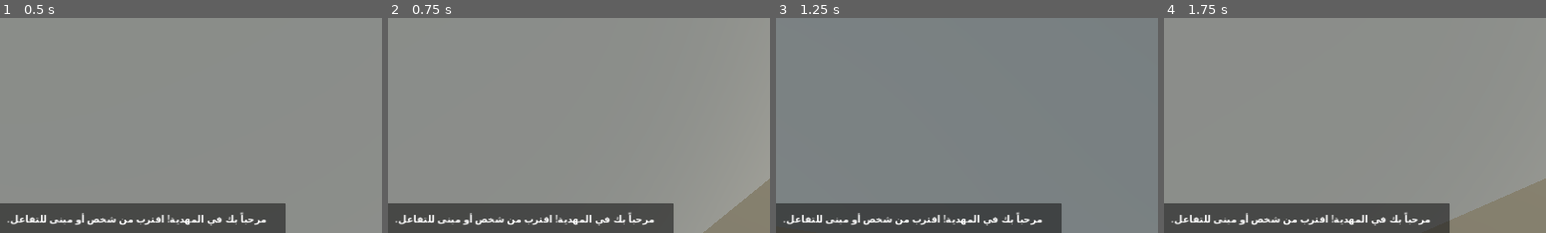
Above: before the commit, frames 1-4 (left to right).
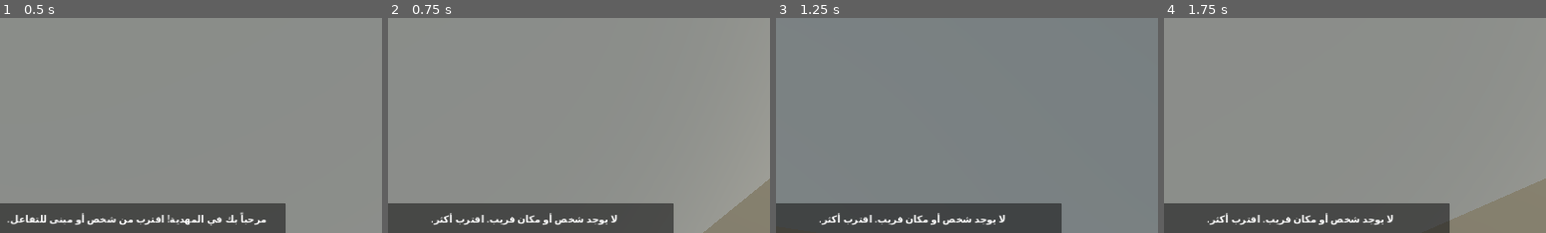
Above: after the commit, the same moments.

Repository: stevennpllk-crypto/REAL-LIFE-MAHDIA
Game: Godot game, scene res://scenes/Main.tscn
The game is run twice, just before and just after one commit, with the same random seed, the same clock (stepped at 60 frames per second) and the same inputs.
Inputs (mouse positions are % of the whole screen's width and height, from its top left):
- Up to frame 1 (0.5 s): no input
- Up to frame 2 (0.75 s): tap Enter at 0.5 s; move the mouse to (55, 50) at 0.52 s; hold W (move_forward) from 0.53 s (still down); tap E (interact) at 0.6 s
- Up to frame 3 (1.25 s): keep holding W (move_forward); tap Space (jump) at 0.77 s
- Up to frame 4 (1.75 s): keep holding W (move_forward); move the mouse to (45, 50) at 1.27 s; tap E (interact) at 1.35 s; tap Space (jump) at 1.52 s
The pictures show only the part of the screen within x 32-82%, y 46-96%; the shares and areas given below are measured in that part.

Frame 1 is identical in both runs. In frame 2, 1.4% of the frame differs, in the area x 2-70%, y 90-97%; in frame 3, 1.4%; in frame 4, 1.4%.
Error before the commit: Invalid access to property or key 'message_changed' on a base object of type 'Node (MahdiaLifeManager)'. (res://scripts/main.gd:176)
Error after the commit: Invalid call. Nonexistent function 'setup' in base 'Node'. (res://scripts/main.gd:180)

Commit message:
Add resident dialogue and food delivery quest

Diff:
--- a/scripts/life_manager.gd
+++ b/scripts/life_manager.gd
@@ -1,17 +1,19 @@
 extends Node
 class_name MahdiaLifeManager
 
+signal message_changed(value: String)
+
 const SAVE_KEY := "mahdia_life"
-
 var player: CharacterBody3D
 var save_manager: Node
 var money := 100
 var food := 0
 var energy := 100.0
-var message := "اقترب من مكان واضغط E للتفاعل"
+var message := "اقترب من مكان واضغط تفاعل"
 var stations: Array[Dictionary] = []
 var job_claimed := false
-var hud_label: Label3D
+var delivery_state := "not_started"
+var delivery_npc: Node3D
 
 func setup(target: CharacterBody3D, saver: Node) -> void:
 	player = target
@@ -22,10 +24,12 @@
 	food = int(data.get("food", 0))
 	energy = float(data.get("energy", 100.0))
 	job_claimed = bool(data.get("job_claimed", false))
+	delivery_state = str(data.get("delivery_state", "not_started"))
 	_create_station("مقهى الميناء", "cafe", Vector3(-12, 0, -5), Color(0.65, 0.28, 0.12))
 	_create_station("منزلك", "home", Vector3(15, 0, 8), Color(0.82, 0.76, 0.61))
 	_create_station("مكتب العمل", "job", Vector3(22, 0, -12), Color(0.18, 0.42, 0.28))
 	_create_station("متجر الحي", "shop", Vector3(-22, 0, 12), Color(0.18, 0.38, 0.68))
+	_set_message("مرحباً بك في المهدية! تحدث مع السكان واكتشف مهامهم.")
 
 func _create_station(title: String, kind: String, at: Vector3, tint: Color) -> void:
 	var body := StaticBody3D.new()
@@ -59,6 +63,7 @@
 func try_interact() -> void:
 	if not is_instance_valid(player):
 		return
+	var resident := _nearest_resident()
 	var nearest: Dictionary = {}
 	var nearest_distance := 4.5
 	for station in stations:
@@ -66,39 +71,87 @@
 		if distance < nearest_distance:
 			nearest_distance = distance
 			nearest = station
+	if is_instance_valid(resident) and player.global_position.distance_to(resident.global_position) <= nearest_distance:
+		_interact_resident(resident)
+		return
 	if nearest.is_empty():
-		message = "لا يوجد مكان قريب للتفاعل"
+		_set_message("لا يوجد شخص أو مكان قريب. اقترب أكثر.")
 		return
 	match str(nearest.kind):
 		"cafe":
 			if money >= 5:
 				money -= 5
 				energy = minf(100.0, energy + 20.0)
-				message = "استمتعت بقهوة الميناء: -5 د.ت، طاقة +20"
+				_set_message("قهوة الميناء ☕: -5 د.ت، الطاقة +20")
 			else:
-				message = "رصيدك لا يكفي للقهوة"
+				_set_message("رصيدك لا يكفي للقهوة. تحتاج 5 د.ت.")
 		"home":
 			energy = 100.0
-			message = "استرحت في منزلك واستعدت كامل الطاقة"
+			_set_message("استرحت في منزلك واستعدت كامل الطاقة.")
 		"job":
 			if not job_claimed:
 				money += 30
 				job_claimed = true
-				message = "أنهيت عملاً بسيطاً وربحت 30 د.ت"
+				_set_message("أنهيت عملاً في المهدية وربحت 30 د.ت!")
 			else:
-				message = "أنهيت عمل اليوم بالفعل"
+				_set_message("أنهيت عمل اليوم بالفعل. عد غداً.")
 		"shop":
 			if money >= 10:
 				money -= 10
 				food += 1
-				message = "اشتريت وجبة. الطعام: %d" % food
+				if delivery_state == "accepted":
+					delivery_state = "ready"
+					_set_message("اشتريت الوجبة المطلوبة! عد إلى المواطن الذي طلبها.")
+				else:
+					_set_message("اشتريت وجبة. الطعام في حقيبتك: %d" % food)
 			else:
-				message = "تحتاج إلى 10 د.ت لشراء وجبة"
+				_set_message("تحتاج إلى 10 د.ت لشراء وجبة.")
 	_save()
+
+func _nearest_resident() -> Node3D:
+	var nearest: Node3D
+	var best := 4.5
+	for candidate in get_tree().get_nodes_in_group("mahdia_residents"):
+		if not is_instance_valid(candidate):
+			continue
+		var distance: float = player.global_position.distance_to(candidate.global_position)
+		if distance < best:
+			best = distance
+			nearest = candidate
+	return nearest
+
+func _interact_resident(resident: Node3D) -> void:
+	if delivery_state == "ready" and food > 0:
+		food -= 1
+		money += 20
+		delivery_state = "completed"
+		delivery_npc = null
+		_set_message("أحسنت! سلّمت الوجبة وربحت 20 د.ت. شكراً لمساعدتك!")
+	elif delivery_state == "accepted":
+		_set_message("المواطن ينتظر الوجبة. اشترها من متجر الحي ثم عد إليه.")
+	elif delivery_state == "ready":
+		_set_message("عد إلى المتجر واشتر وجبة أخرى؛ يبدو أنك لا تحملها.")
+	elif delivery_state == "completed":
+		_set_message("%s: يعطيك الصحة! ساعدتني كثيراً." % str(resident.get("display_name")))
+	else:
+		delivery_state = "accepted"
+		delivery_npc = resident
+		_set_message("%s: هل يمكنك إحضار وجبة من متجر الحي؟ المكافأة 20 د.ت!" % str(resident.get("display_name")))
+	_save()
+
+func _set_message(value: String) -> void:
+	message = value
+	message_changed.emit(message)
 	print(message)
 
 func _save() -> void:
 	if is_instance_valid(save_manager):
 		var all_data: Dictionary = save_manager.load_progress()
-		all_data[SAVE_KEY] = {"money": money, "food": food, "energy": energy, "job_claimed": job_claimed}
+		all_data[SAVE_KEY] = {
+			"money": money,
+			"food": food,
+			"energy": energy,
+			"job_claimed": job_claimed,
+			"delivery_state": delivery_state
+		}
 		save_manager.save_progress(all_data)
